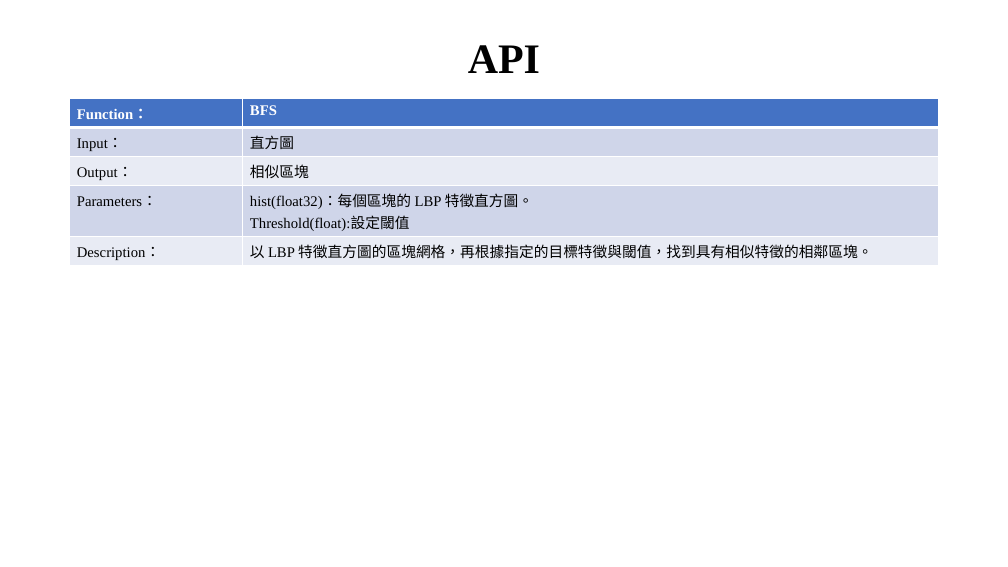
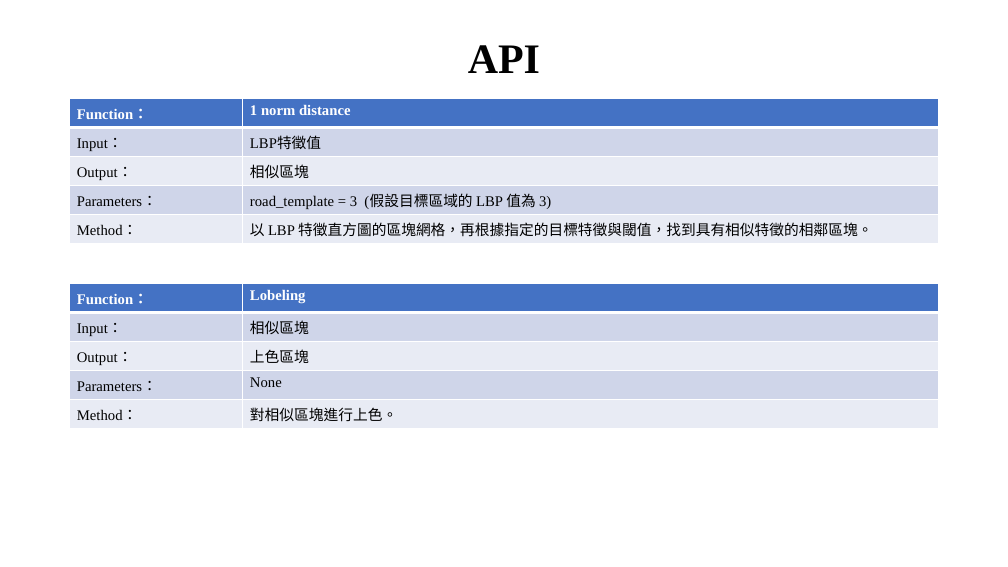
Before and after one commit to xup6tp6u4/Image-processing, a slide deck: slide 7 of 馬路分割_F112112136_林宸毅.pptx. Drawn at 1008x567 pixels with LibreOffice and Linux fonts; fonts in the diff are those of the drawing; background and template pictures are left out. Boxes give left, top, right and bottom in pixels: in the first picture for what was removed or moved away, otherwise in the second. Text is boxed around its words. In the diff, an @@ line names an element or a change of style, - is before the commit and + after.

```diff
--- a/馬路分割_F112112136_林宸毅.pptx
+++ b/馬路分割_F112112136_林宸毅.pptx
@@ table at [70,99,939,244] @@
-row 1, column 2: BFS
+row 1, column 2: 1 norm distance
-row 2, column 2: 直方圖
+row 2, column 2: LBP特徵值
-row 4, column 2: hist(float32)：每個區塊的 LBP 特徵直方圖。 / Threshold(float):設定閾值
+row 4, column 2: road_template = 3 (假設目標區域的 LBP 值為 3)
-row 5, column 1: Description：
+row 5, column 1: Method：
@@ table added at [70,284,939,429], 5 rows, 2 columns @@
+Function： | Lobeling
+Input： | 相似區塊
+Output： | 上色區塊
+Parameters： | None
+Method： | 對相似區塊進行上色。
```
Also in this commit, not shown: 7 other slides changed, 1 slide removed.
